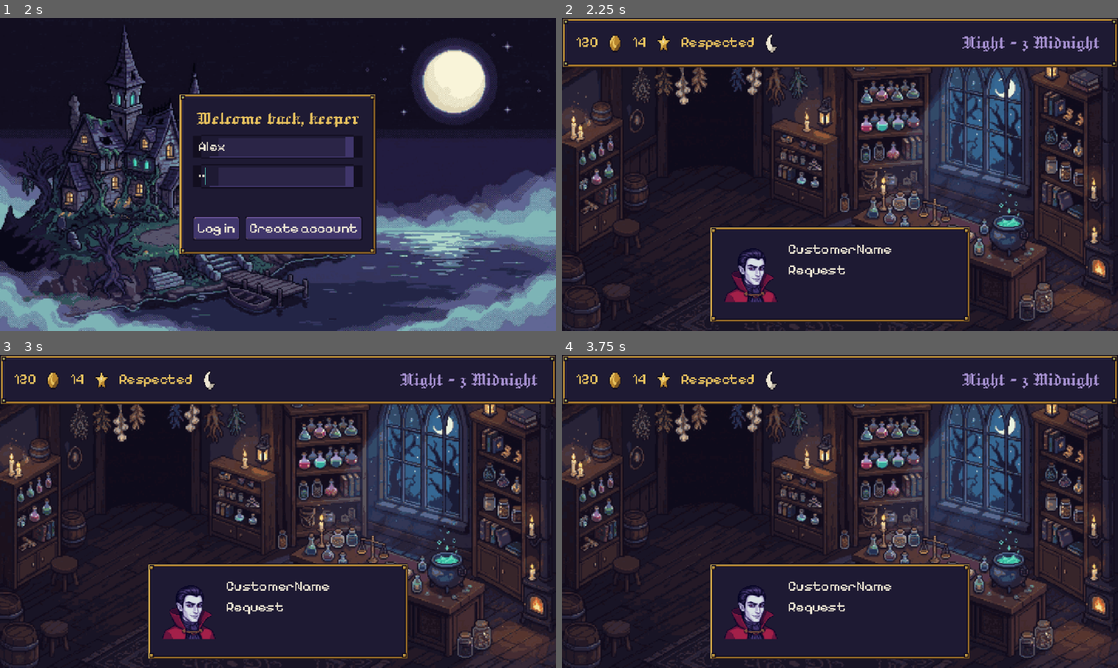
Above: before the commit, frames 1-4 (two rows, left to right).
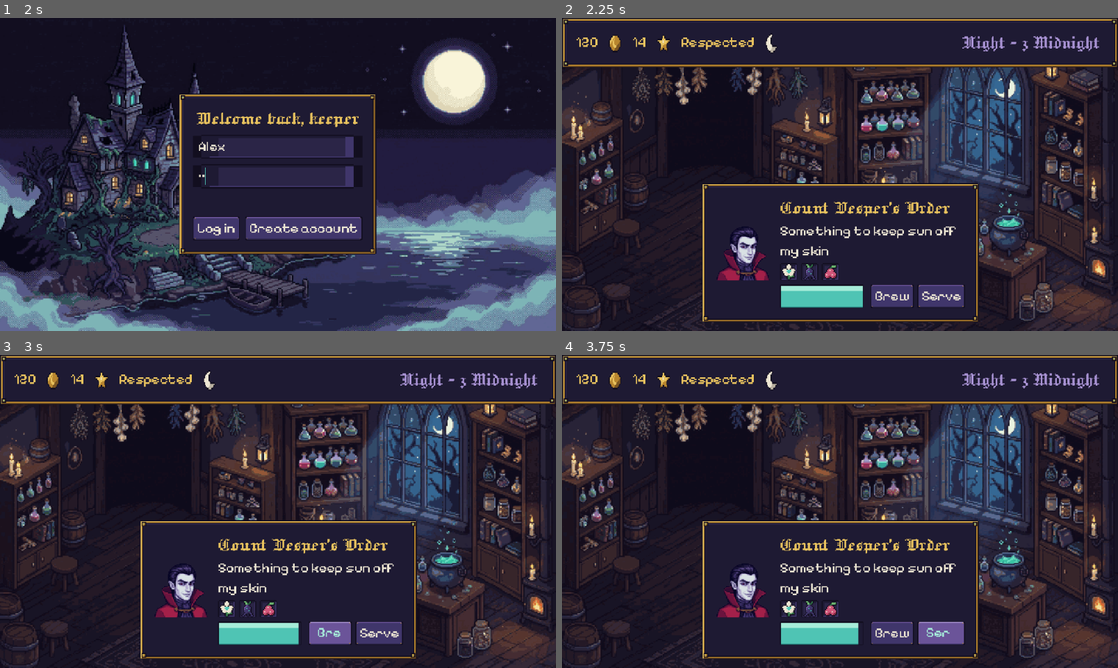
Above: after the commit, the same moments.

Repository: chamitha1/moonlit-manor
Game: Godot game, scene res://scenes/ui/title_screen.tscn
Same seed, same stepped clock (60 frames per second), same inputs: the game is played once before the commit and once after it.
Inputs (mouse positions are in pixels of both pictures, inside the frame that each line leads up to):
- Up to frame 1 (2 s): click "Start" at 0.5 s; click (278, 146) at 1.27 s; type "Alex" at 1.35 s; click (278, 177) at 1.5 s; type "12" at 1.58 s
- Up to frame 2 (2.25 s): click "Log in" at 2 s
- Up to frame 3 (3 s): click (328, 633) at 2.75 s, where only the run after the commit has a clickable "Brew"
- Up to frame 4 (3.75 s): click (940, 633) at 3.5 s, where only the run after the commit has a clickable "Serve"

Frame 1 is identical in both runs. In frame 2, 7.9% of the frame differs, in the area x 25-75%, y 52-98%; in frame 3, 7.9%; in frame 4, 7.8%.

Commit message:
shop_ui, customer patience bar script, customer order request ingredient slots

Diff:
--- a/project.godot
+++ b/project.godot
@@ -19,6 +19,7 @@
 
 window/size/viewport_width=640
 window/size/viewport_height=360
+window/size/mode=2
 window/size/window_width_override=1280
 window/size/window_height_override=720
 window/stretch/mode="canvas_items"
@@ -26,6 +27,38 @@
 [gui]
 
 theme/custom="uid://c4onqf84sssx5"
+
+[input]
+
+move_up={
+"deadzone": 0.2,
+"events": [Object(InputEventKey,"resource_local_to_scene":false,"resource_name":"","device":-1,"window_id":0,"alt_pressed":false,"shift_pressed":false,"ctrl_pressed":false,"meta_pressed":false,"pressed":false,"keycode":0,"physical_keycode":87,"key_label":0,"unicode":119,"location":0,"echo":false,"script":null)
+, Object(InputEventKey,"resource_local_to_scene":false,"resource_name":"","device":-1,"window_id":0,"alt_pressed":false,"shift_pressed":false,"ctrl_pressed":false,"meta_pressed":false,"pressed":false,"keycode":0,"physical_keycode":4194320,"key_label":0,"unicode":0,"location":0,"echo":false,"script":null)
+]
+}
+move_down={
+"deadzone": 0.2,
+"events": [Object(InputEventKey,"resource_local_to_scene":false,"resource_name":"","device":-1,"window_id":0,"alt_pressed":false,"shift_pressed":false,"ctrl_pressed":false,"meta_pressed":false,"pressed":false,"keycode":0,"physical_keycode":83,"key_label":0,"unicode":115,"location":0,"echo":false,"script":null)
+, Object(InputEventKey,"resource_local_to_scene":false,"resource_name":"","device":-1,"window_id":0,"alt_pressed":false,"shift_pressed":false,"ctrl_pressed":false,"meta_pressed":false,"pressed":false,"keycode":0,"physical_keycode":4194322,"key_label":0,"unicode":0,"location":0,"echo":false,"script":null)
+]
+}
+move_left={
+"deadzone": 0.2,
+"events": [Object(InputEventKey,"resource_local_to_scene":false,"resource_name":"","device":-1,"window_id":0,"alt_pressed":false,"shift_pressed":false,"ctrl_pressed":false,"meta_pressed":false,"pressed":false,"keycode":0,"physical_keycode":65,"key_label":0,"unicode":97,"location":0,"echo":false,"script":null)
+, Object(InputEventKey,"resource_local_to_scene":false,"resource_name":"","device":-1,"window_id":0,"alt_pressed":false,"shift_pressed":false,"ctrl_pressed":false,"meta_pressed":false,"pressed":false,"keycode":0,"physical_keycode":4194319,"key_label":0,"unicode":0,"location":0,"echo":false,"script":null)
+]
+}
+move_right={
+"deadzone": 0.2,
+"events": [Object(InputEventKey,"resource_local_to_scene":false,"resource_name":"","device":-1,"window_id":0,"alt_pressed":false,"shift_pressed":false,"ctrl_pressed":false,"meta_pressed":false,"pressed":false,"keycode":0,"physical_keycode":68,"key_label":0,"unicode":100,"location":0,"echo":false,"script":null)
+, Object(InputEventKey,"resource_local_to_scene":false,"resource_name":"","device":-1,"window_id":0,"alt_pressed":false,"shift_pressed":false,"ctrl_pressed":false,"meta_pressed":false,"pressed":false,"keycode":0,"physical_keycode":4194321,"key_label":0,"unicode":0,"location":0,"echo":false,"script":null)
+]
+}
+interact={
+"deadzone": 0.2,
+"events": [Object(InputEventKey,"resource_local_to_scene":false,"resource_name":"","device":-1,"window_id":0,"alt_pressed":false,"shift_pressed":false,"ctrl_pressed":false,"meta_pressed":false,"pressed":false,"keycode":0,"physical_keycode":69,"key_label":0,"unicode":101,"location":0,"echo":false,"script":null)
+]
+}
 
 [physics]
 
--- /dev/null
+++ b/scenes/ui/patience.gd
@@ -0,0 +1,12 @@
+extends TextureProgressBar
+
+@export var seconds := 30.0
+
+
+func _ready() -> void:
+	step = 0.01
+
+func _process(delta: float) -> void:
+	value = max(value - 100.0 / seconds * delta, 0.0)
+	if value < 30.0:
+		modulate = Color("#d1567a")
--- a/scenes/ui/shop_ui.tscn
+++ b/scenes/ui/shop_ui.tscn
@@ -6,6 +6,12 @@
 [ext_resource type="Texture2D" uid="uid://virin5pgw5fn" path="res://assets/ui/icon_reputation.png" id="4_se4pl"]
 [ext_resource type="FontFile" uid="uid://dl87dshb56ep4" path="res://assets/fonts/Jacquard12-Regular.ttf" id="5_riyc1"]
 [ext_resource type="Texture2D" uid="uid://dpwm8p5sx31qh" path="res://assets/characters/portrait_vesper.png" id="6_sawmr"]
+[ext_resource type="PackedScene" uid="uid://bbwddu4vurvqx" path="res://scenes/ui/slot.tscn" id="7_30c1b"]
+[ext_resource type="Texture2D" uid="uid://de2iys2l3uwpb" path="res://assets/ui/ui_bar_under.png" id="8_fbehl"]
+[ext_resource type="Texture2D" uid="uid://cbphgsxtwqeua" path="res://assets/ui/ingredient_shadowroot.png" id="8_vip3o"]
+[ext_resource type="Texture2D" uid="uid://ndeeblywesqr" path="res://assets/ui/ui_bar_progress.png" id="9_1pfkb"]
+[ext_resource type="Texture2D" uid="uid://cnl46lvkrp7jy" path="res://assets/ui/ingredient_duskberry.png" id="9_amby3"]
+[ext_resource type="Script" uid="uid://c8wko7rhy6puc" path="res://scenes/ui/patience.gd" id="12_j64c2"]
 
 [node name="ShopUI" type="Control" unique_id=1605397361]
 layout_mode = 3
@@ -88,9 +94,9 @@
 anchor_top = 1.0
 anchor_right = 0.5
 anchor_bottom = 1.0
-offset_left = -16.0
-offset_top = -32.0
-offset_right = 16.0
+offset_left = -150.0
+offset_top = -110.0
+offset_right = 150.0
 offset_bottom = -10.0
 grow_horizontal = 2
 grow_vertical = 0
@@ -99,25 +105,77 @@
 layout_mode = 2
 theme_override_constants/separation = 10
 
-[node name="Porrtrait" type="TextureRect" parent="TextureRect/OrderPanel/HBoxContainer" unique_id=1476863462]
+[node name="Portrait" type="TextureRect" parent="TextureRect/OrderPanel/HBoxContainer" unique_id=1476863462]
 custom_minimum_size = Vector2(64, 64)
 layout_mode = 2
 texture = ExtResource("6_sawmr")
+expand_mode = 1
 stretch_mode = 5
 
 [node name="VBoxContainer" type="VBoxContainer" parent="TextureRect/OrderPanel/HBoxContainer" unique_id=167321409]
 layout_mode = 2
+size_flags_horizontal = 3
+theme_override_constants/separation = 4
 
-[node name="Label" type="Label" parent="TextureRect/OrderPanel/HBoxContainer/VBoxContainer" unique_id=1373583795]
+[node name="CustomerName" type="Label" parent="TextureRect/OrderPanel/HBoxContainer/VBoxContainer" unique_id=1373583795]
 layout_mode = 2
-text = "CustomerName"
+theme_override_colors/font_color = Color(0.9098039, 0.7607843, 0.36862746, 1)
+theme_override_fonts/font = ExtResource("5_riyc1")
+theme_override_font_sizes/font_size = 24
+text = "Count Vesper's Order"
 
-[node name="Label2" type="Label" parent="TextureRect/OrderPanel/HBoxContainer/VBoxContainer" unique_id=283726821]
+[node name="CustomerRequest" type="Label" parent="TextureRect/OrderPanel/HBoxContainer/VBoxContainer" unique_id=283726821]
 layout_mode = 2
-text = "Request"
+text = "Something to keep sun off my skin"
+autowrap_mode = 2
 
 [node name="ingredients" type="HBoxContainer" parent="TextureRect/OrderPanel/HBoxContainer/VBoxContainer" unique_id=664892790]
 layout_mode = 2
 
-[node name="HBoxContainer" type="HBoxContainer" parent="TextureRect/OrderPanel/HBoxContainer/VBoxContainer" unique_id=369697477]
+[node name="Slot" parent="TextureRect/OrderPanel/HBoxContainer/VBoxContainer/ingredients" unique_id=681979553 instance=ExtResource("7_30c1b")]
 layout_mode = 2
+
+[node name="Panel" parent="TextureRect/OrderPanel/HBoxContainer/VBoxContainer/ingredients" unique_id=1321223034 instance=ExtResource("7_30c1b")]
+layout_mode = 2
+
+[node name="TextureRect" parent="TextureRect/OrderPanel/HBoxContainer/VBoxContainer/ingredients/Panel" index="0" unique_id=795643406]
+texture = ExtResource("8_vip3o")
+
+[node name="Panel2" parent="TextureRect/OrderPanel/HBoxContainer/VBoxContainer/ingredients" unique_id=1139341026 instance=ExtResource("7_30c1b")]
+layout_mode = 2
+
+[node name="TextureRect" parent="TextureRect/OrderPanel/HBoxContainer/VBoxContainer/ingredients/Panel2" index="0" unique_id=795643406]
+texture = ExtResource("9_amby3")
+
+[node name="Bar-Buttons" type="HBoxContainer" parent="TextureRect/OrderPanel/HBoxContainer/VBoxContainer" unique_id=369697477]
+layout_mode = 2
+
+[node name="Patience" type="TextureProgressBar" parent="TextureRect/OrderPanel/HBoxContainer/VBoxContainer/Bar-Buttons" unique_id=262433887]
+custom_minimum_size = Vector2(96, 8)
+layout_mode = 2
+step = 0.1
+value = 100.0
+nine_patch_stretch = true
+stretch_margin_left = 2
+stretch_margin_top = 2
+stretch_margin_right = 2
+stretch_margin_bottom = 2
+texture_under = ExtResource("8_fbehl")
+texture_progress = ExtResource("9_1pfkb")
+script = ExtResource("12_j64c2")
+
+[node name="Spacer" type="Control" parent="TextureRect/OrderPanel/HBoxContainer/VBoxContainer/Bar-Buttons" unique_id=94394372]
+layout_mode = 2
+size_flags_horizontal = 3
+
+[node name="Brew" type="Button" parent="TextureRect/OrderPanel/HBoxContainer/VBoxContainer/Bar-Buttons" unique_id=1243511371]
+layout_mode = 2
+text = "Brew"
+
+[node name="Serve" type="Button" parent="TextureRect/OrderPanel/HBoxContainer/VBoxContainer/Bar-Buttons" unique_id=376572068]
+layout_mode = 2
+text = "Serve"
+
+[editable path="TextureRect/OrderPanel/HBoxContainer/VBoxContainer/ingredients/Slot"]
+[editable path="TextureRect/OrderPanel/HBoxContainer/VBoxContainer/ingredients/Panel"]
+[editable path="TextureRect/OrderPanel/HBoxContainer/VBoxContainer/ingredients/Panel2"]
--- /dev/null
+++ b/scenes/ui/slot.tscn
@@ -0,0 +1,25 @@
+[gd_scene format=3 uid="uid://bbwddu4vurvqx"]
+
+[ext_resource type="Texture2D" uid="uid://b1tlm4hb4yvs4" path="res://assets/ui/ui_slot.png" id="1_sad2q"]
+[ext_resource type="Texture2D" uid="uid://g8yv2crtytyi" path="res://assets/ui/ingredient_moonpetal.png" id="2_sad2q"]
+
+[sub_resource type="StyleBoxTexture" id="StyleBoxTexture_exhlg"]
+texture = ExtResource("1_sad2q")
+texture_margin_left = 4.0
+texture_margin_top = 4.0
+texture_margin_right = 4.0
+texture_margin_bottom = 4.0
+
+[node name="Panel" type="Panel" unique_id=681979553]
+custom_minimum_size = Vector2(20, 20)
+theme_override_styles/panel = SubResource("StyleBoxTexture_exhlg")
+
+[node name="TextureRect" type="TextureRect" parent="." unique_id=795643406]
+layout_mode = 1
+anchors_preset = 15
+anchor_right = 1.0
+anchor_bottom = 1.0
+grow_horizontal = 2
+grow_vertical = 2
+texture = ExtResource("2_sad2q")
+stretch_mode = 5
Not shown, added: scenes/ui/patience.gd.uid
